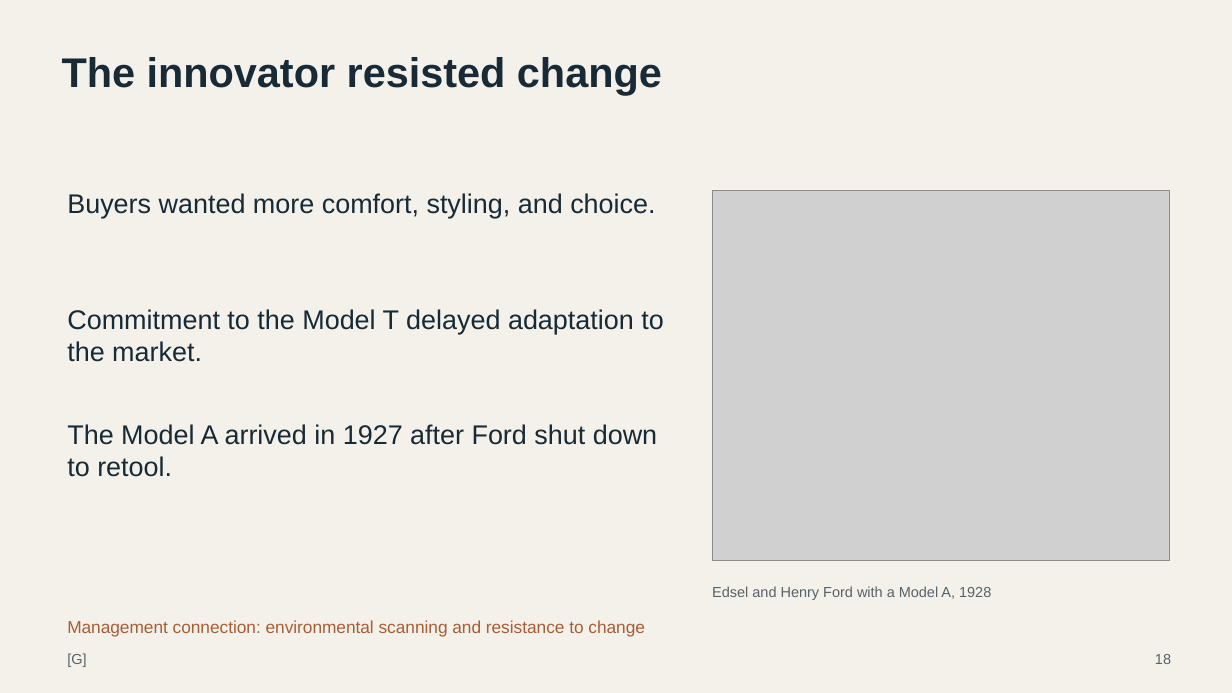
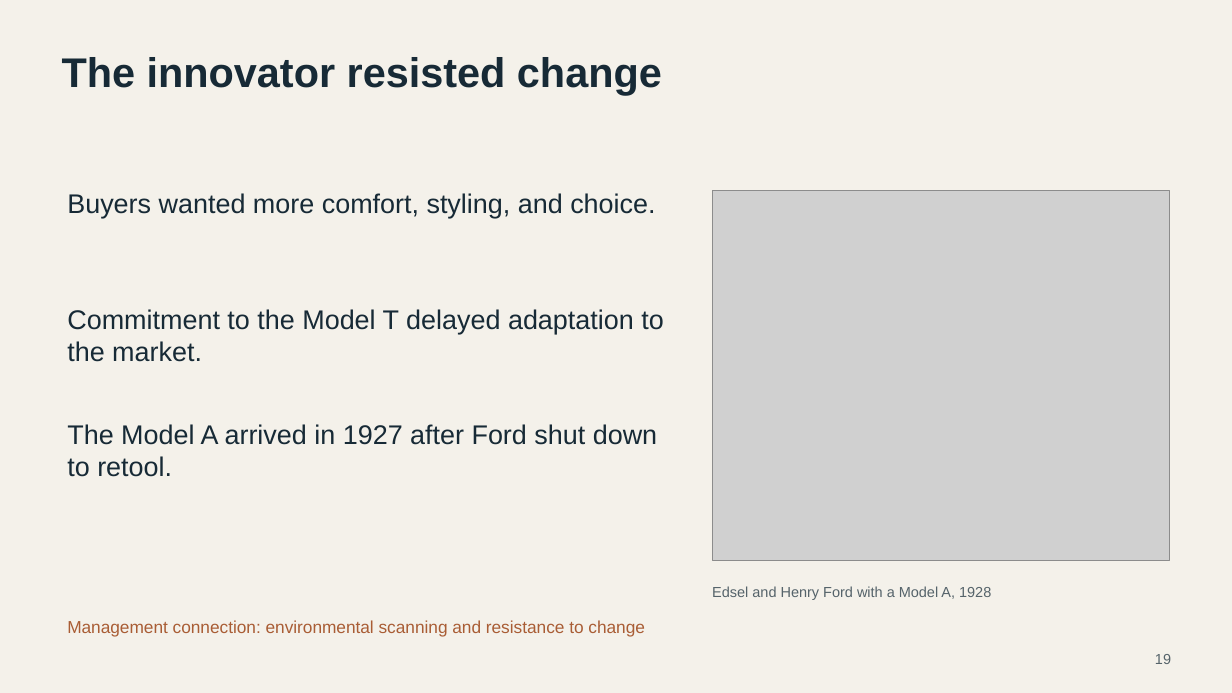
Before and after one commit to chocojawns/MGT, a slide deck: slide 19 of temp 3.pptx (slide 18 before the commit). Drawn at 1232x693 pixels with LibreOffice and Linux fonts; fonts in the diff are those of the drawing; grey boxes stand for pictures. Boxes give left, top, right and bottom in pixels: in the first picture for what was removed or moved away, otherwise in the second. Text is boxed around its words. In the diff, an @@ line names an element or a change of style, - is before the commit and + after.

```diff
--- a/temp 3.pptx
+++ b/temp 3.pptx
@@ text removed at (67, 653, 86, 667) @@
-[G]
```
Also in this commit, not shown: 24 other slides changed, 3 slides added, 2 slides removed.
